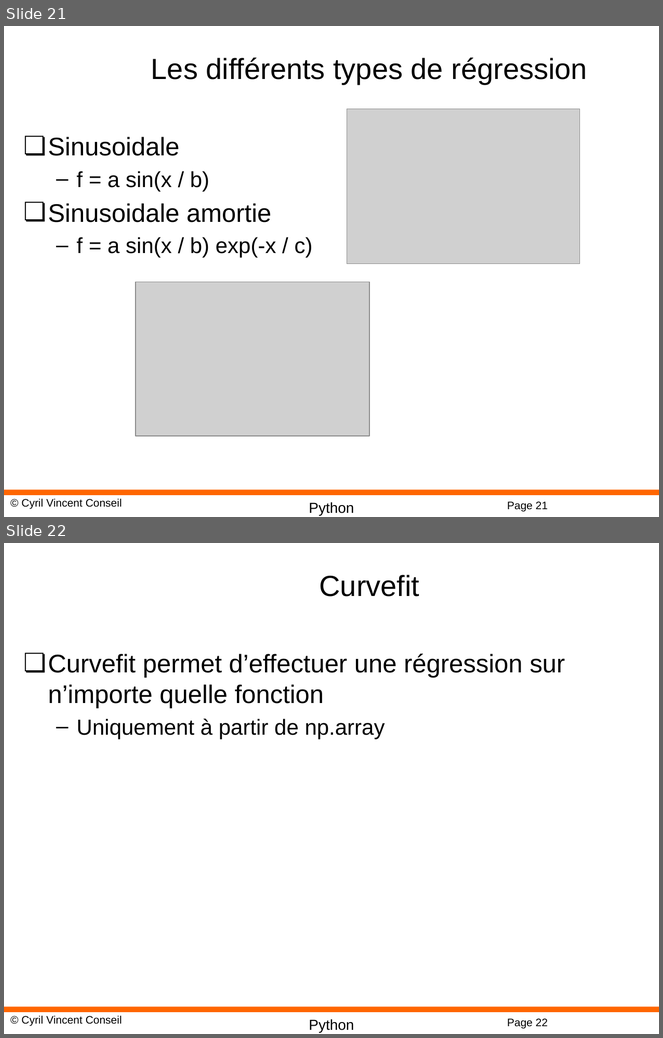
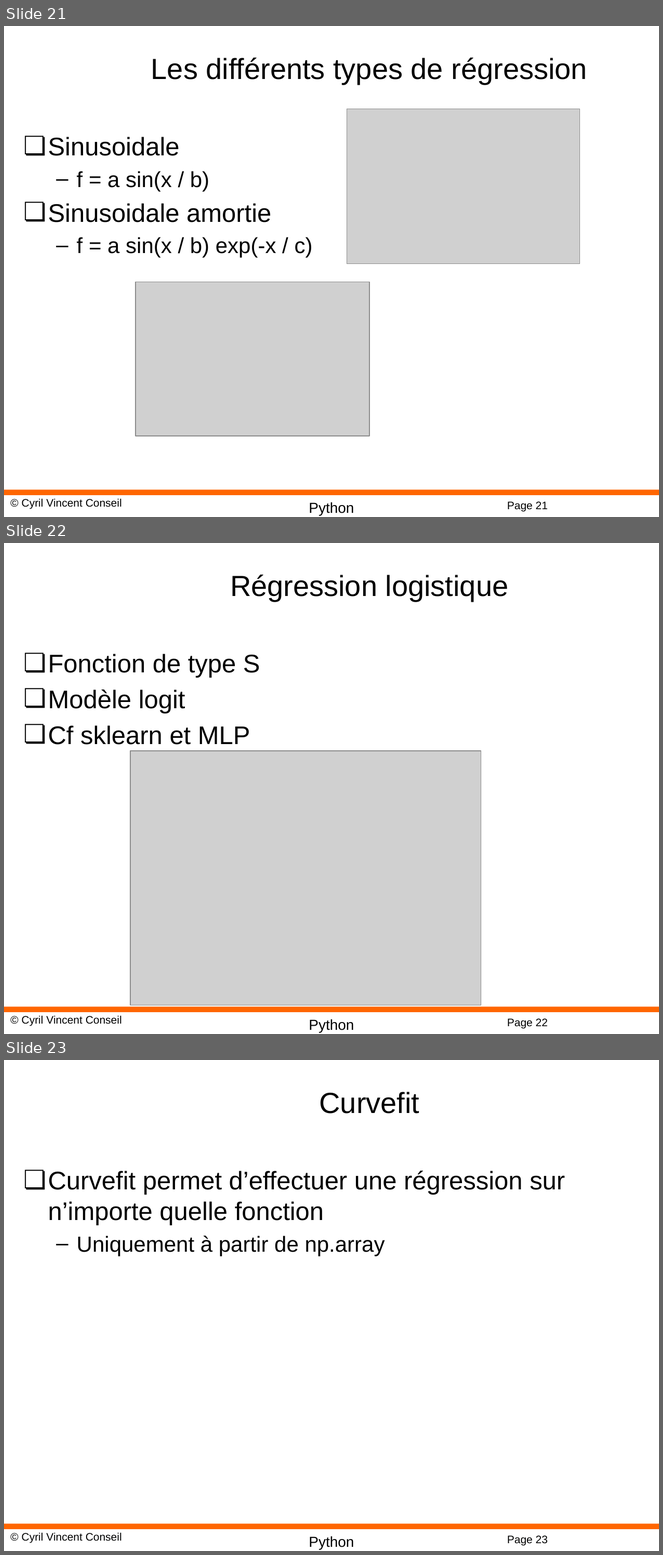
Before and after one commit to cyrilvincent/math, a slide deck: ppt/PythonMath10-Scipy.pptx. Shown one above the other, each under a label of ours: slides 21 and 22 before the commit, slides 21, 22 and 23 after it. The pictures are 663x1038 and 663x1555 pixels, drawn with LibreOffice and Linux fonts; fonts in the diff are those of the drawing; grey boxes stand for pictures; background and template pictures are left out. Boxes give left, top, right and bottom in pixels: in the first picture for what was removed or moved away, otherwise in the second. Text is boxed around its words. In the diff, an @@ line names an element or a change of style, - is before the commit and + after.

```diff
--- a/ppt/PythonMath10-Scipy.pptx
+++ b/ppt/PythonMath10-Scipy.pptx
@@ slide 22 added at box(4, 543, 659, 1034), background #FFFFFF; not listed: 4 template elements that a slide beside it also shows @@
@@ title added at box(230, 574, 509, 602), 32 pt, text #000000 @@
+Régression logistique
@@ text added at box(48, 654, 260, 745), 28 pt, text #000000 @@
+❏ Fonction de type S
+❏ Modèle logit
+❏ Cf sklearn et MLP
@@ picture added at box(130, 752, 481, 1006) @@
@@ what was slide 22 is now slide 23 @@
@@ page number at box(507, 1536, 548, 1546): text changed @@
-Page 22
+Page 23
```
Also in this commit, not shown: 2 other files.
